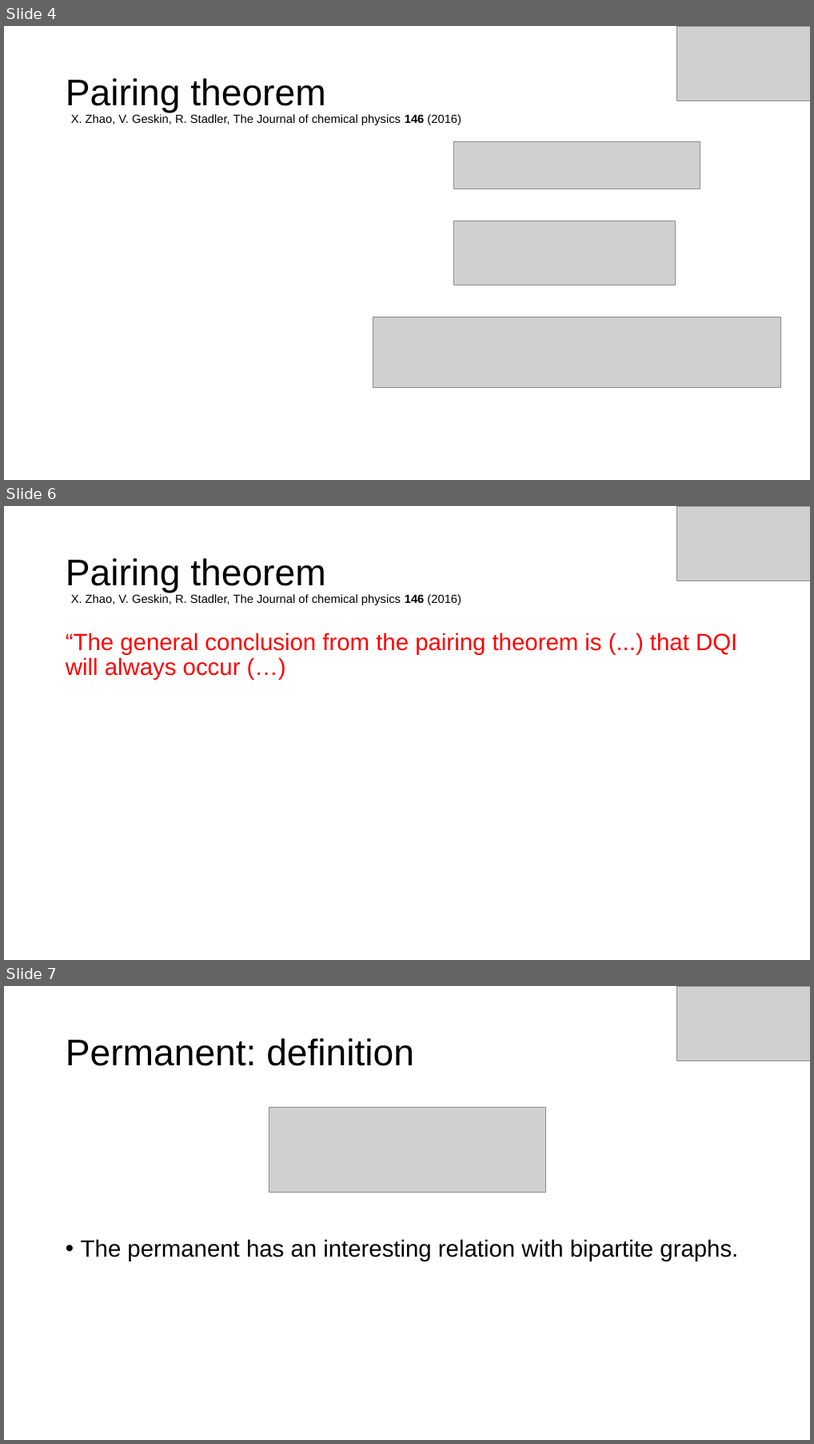
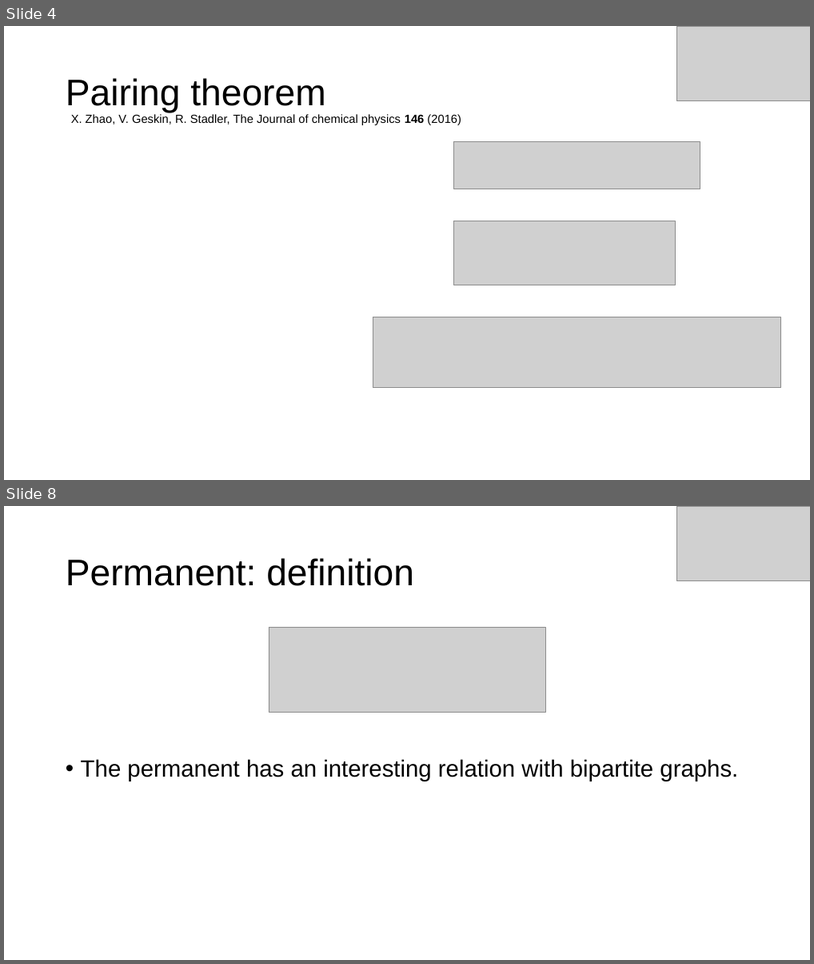
Before and after one commit to SoleilVermeil/grawiti, a slide deck: Presentation1.pptx. Shown one above the other, each under a label of ours: slides 4, 6 and 7 before the commit, slides 4 and 8 after it; the slides between them are not shown. The pictures are 814x1444 and 814x964 pixels, drawn with LibreOffice and Linux fonts; fonts in the diff are those of the drawing; grey boxes stand for pictures. Boxes give left, top, right and bottom in pixels: in the first picture for what was removed or moved away, otherwise in the second. Text is boxed around its words. In the diff, an @@ line names an element or a change of style, - is before the commit and + after.

```diff
--- a/Presentation1.pptx
+++ b/Presentation1.pptx
@@ slide 6 removed at [4, 506, 810, 960], background #FFFFFF @@
@@ picture removed at [677, 506, 810, 581] @@
@@ title removed at [66, 558, 326, 593] @@
-Pairing theorem
@@ text removed at [71, 594, 462, 605] @@
-X. Zhao, V. Geskin, R. Stadler, The Journal of chemical physics 146 (2016)
@@ text removed at [66, 632, 738, 680] @@
-“The general conclusion from the pairing theorem is (...) that DQI will always occur (…)
@@ what was slide 7 is now slide 8 @@
```
Also in this commit, not shown: 2 slides changed, 3 slides added, 1 other slide removed, 2 other files.
